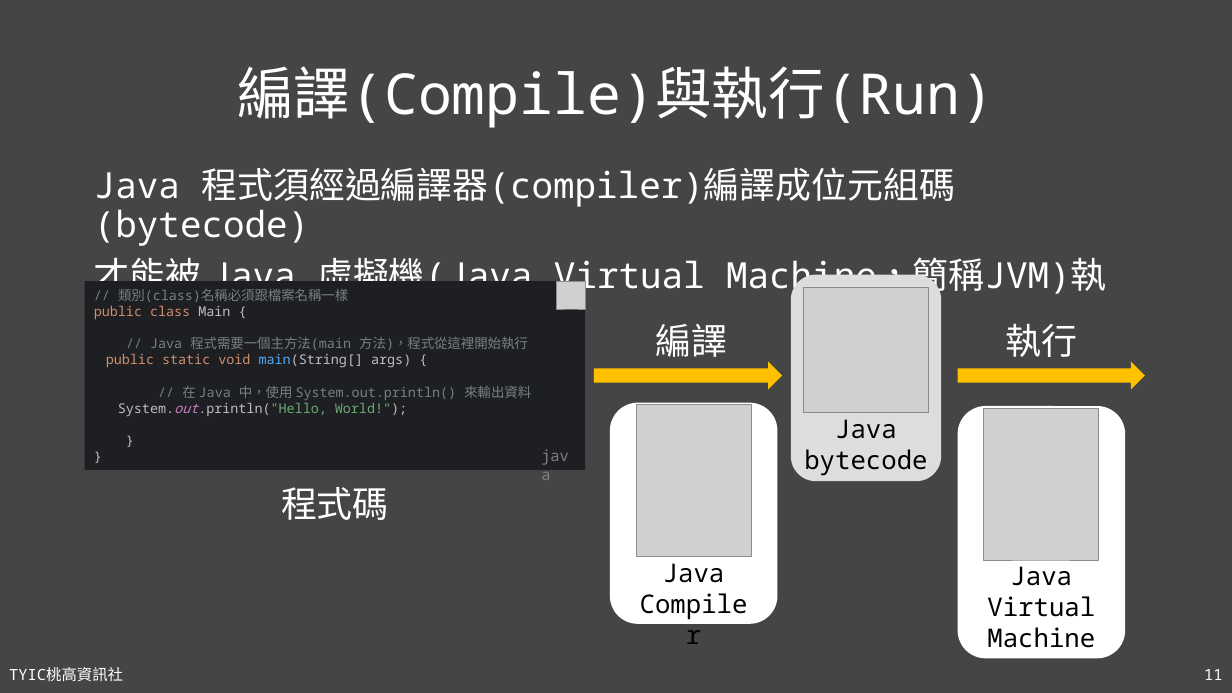
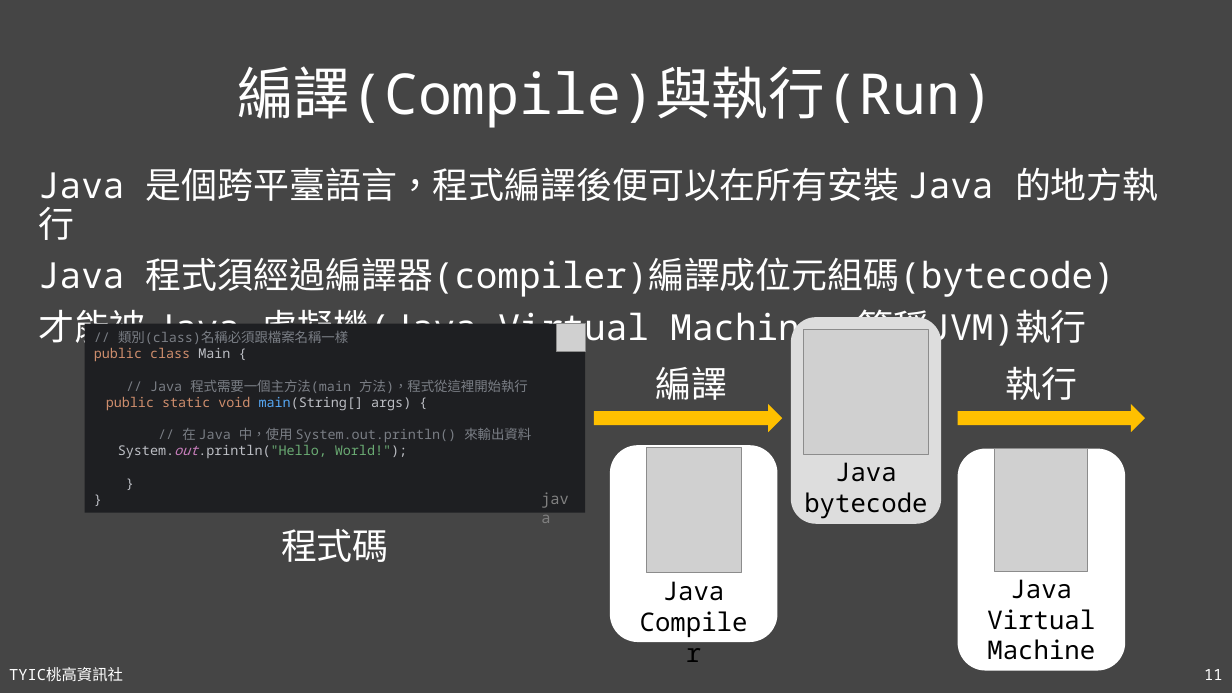
Before and after one commit to TYSHIC/slides, a slide deck: slide 11 of powerpoint/03_編輯器與第一個 Java 程式.pptx. Drawn at 1232x693 pixels with LibreOffice and Linux fonts; fonts in the diff are those of the drawing; grey boxes stand for pictures. Boxes give left, top, right and bottom in pixels: in the first picture for what was removed or moved away, otherwise in the second. Text is boxed around its words. In the diff, an @@ line names an element or a change of style, - is before the commit and + after.

```diff
--- a/powerpoint/03_編輯器與第一個 Java 程式.pptx
+++ b/powerpoint/03_編輯器與第一個 Java 程式.pptx
@@ text "Java 是個跨平臺語言，程式編譯後便可以在所有安裝 Java 的地方執行": place and size @@
-text "Java 是個跨平臺語言，程式編譯後便可以在所有安裝 Java 的地方執行" at (94,167,1106,298)
+text "Java 是個跨平臺語言，程式編譯後便可以在所有安裝 Java 的地方執行" at (38,167,1159,350)
@@ text at (38,167,1159,240): paragraph added @@
+Java 是個跨平臺語言，程式編譯後便可以在所有安裝 Java 的地方執行
@@ 2 texts, 2 right arrows, 1 picture, 1 rounded rectangle: place and size @@
-2 texts, 2 right arrows, 1 picture, 1 rounded rectangle at (594,274,1145,482)
+2 texts, 2 right arrows, 1 picture, 1 rounded rectangle at (594,317,1145,524)
@@ rounded rectangle: place and size @@
-rounded rectangle at (610,403,777,624)
+rounded rectangle at (610,445,777,642)
@@ picture: place and size @@
-picture at (636,405,751,556)
+picture at (646,447,740,572)
@@ rounded rectangle: place and size @@
-rounded rectangle at (958,406,1125,658)
+rounded rectangle at (958,449,1125,671)
@@ picture: place and size @@
-picture at (984,409,1100,560)
+picture at (995,449,1089,572)
@@ 3 texts, 1 picture, 1 rectangle: place and size @@
-3 texts, 1 picture, 1 rectangle at (85,281,927,520)
+3 texts, 1 picture, 1 rectangle at (85,314,927,562)
@@ text "Java": place and size @@
-text "Java" at (987,566,1095,648)
+text "Java" at (987,579,1095,660)
@@ text "Java": place and size @@
-text "Java" at (663,563,725,583)
+text "Java" at (663,581,725,601)
```
Also in this commit, not shown: 2 slides added, 4 other files.
